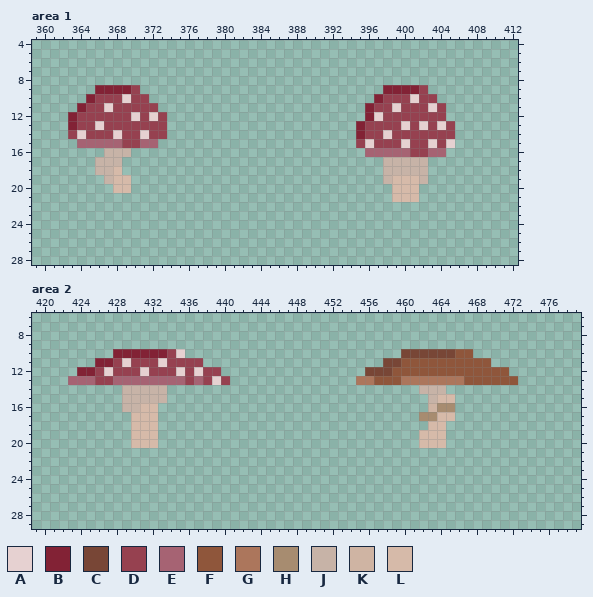
Edited in one commit: pixel-art file (Assets/Graphics/Items/Items.aseprite). This is how it looked before the edit.
544x32 pixels, 1 frame. Colours within 5 levels of each other are drawn and written as one. Shown: area 1: x 359..412, y 4..28; area 2: x 419..479, y 6..29. The commit also changed other parts of the picture, which this record leaves out.
Palette (. is transparent): A #e6d1d1  B #822235  C #784636  D #964150  E #a66373  F #8f563b  G #ac765c  H #a78c70  J #c7b3a7  K #cfb4a3  L #d6baa9
After:
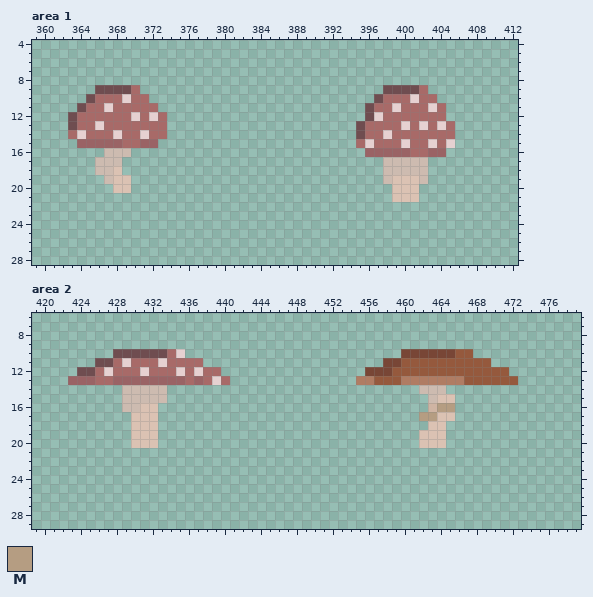
Colours new in this view: M #b59d82
The exact change:
colour B: #822235 -> #6f4d50
colour D: #964150 -> #a86a68
colour E: #a66373 -> #9a6365
colour F: #8f563b -> #95593d
colour G: #ac765c -> #b07c63
colour J: #c7b3a7 -> #cdbbb0
colour L: #d6baa9 -> #dbc2b3
Area 2, layer "Layer 1":
y 16: x 464..465 HH -> MM
y 17: x 462..463 HH -> MM
